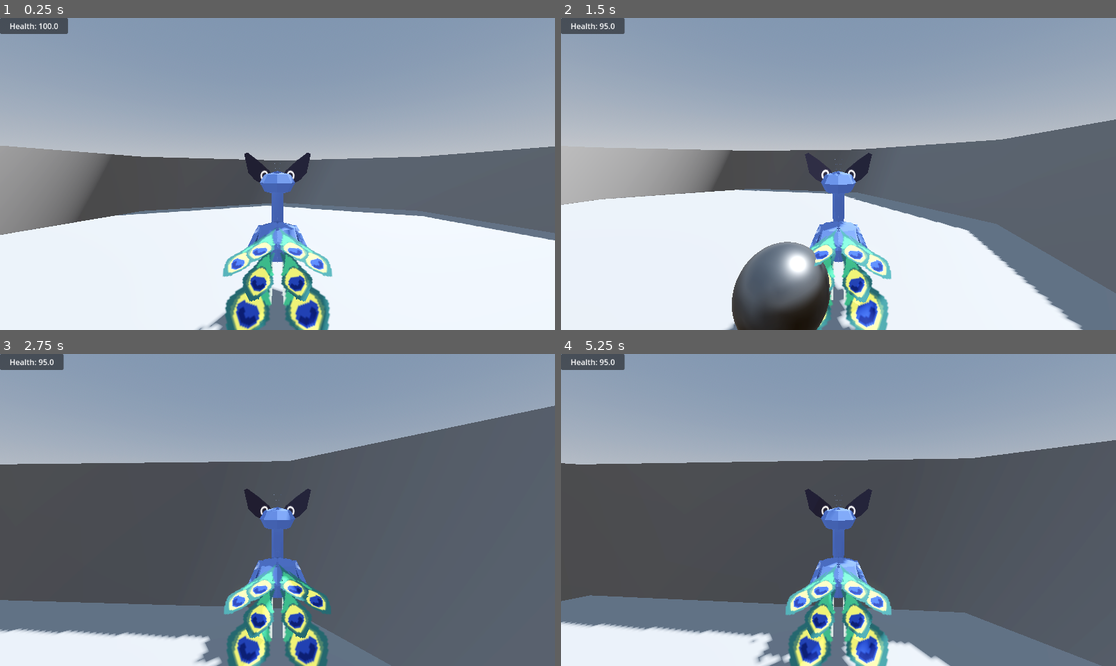
Above: before the commit, frames 1-4 (two rows, left to right).
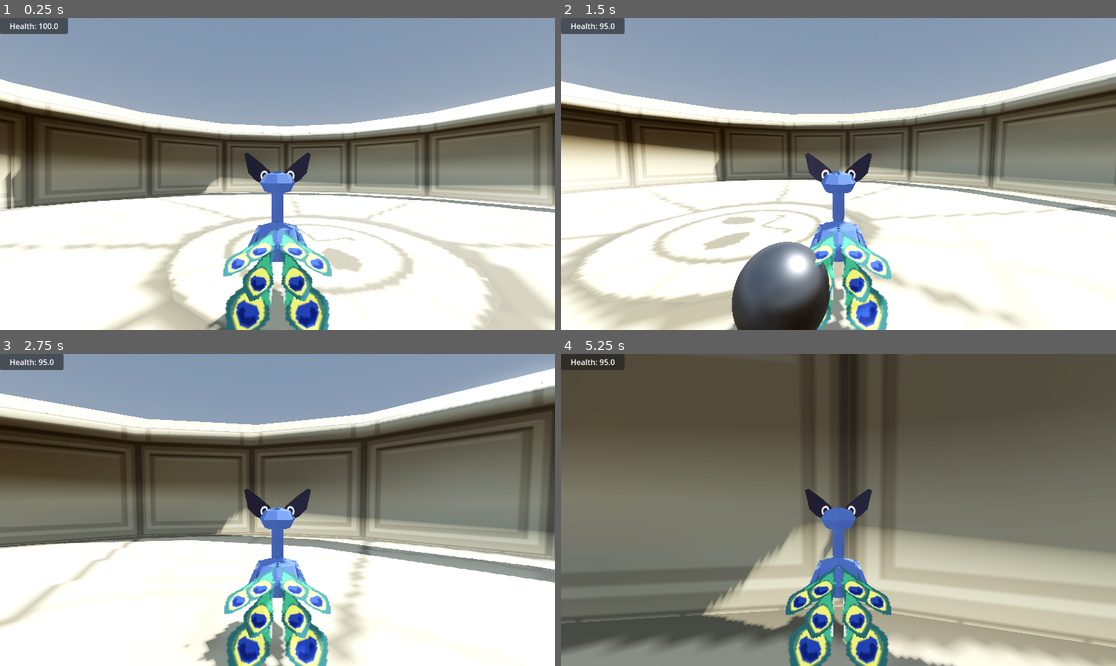
Above: after the commit, the same moments.

Repository: Lightgarden-713/Pavojam
Game: Godot game, scene res://scenes/level.tscn
Same seed, same stepped clock (60 frames per second), same inputs: the game is played once before the commit and once after it.
Inputs (mouse positions are in pixels of both pictures, inside the frame that each line leads up to):
- Up to frame 1 (0.25 s): no input
- Up to frame 2 (1.5 s): tap Enter (ui_accept) at 0.5, 0.77 s; move the mouse to (960, 158) at 0.52 s; hold Right (ui_right) 0.53-1.28 s; click (960, 158) at 0.67 s; move the mouse to (810, 174) at 1.27 s; hold Up (ui_up) from 1.28 s (still down)
- Up to frame 3 (2.75 s): keep holding Up (ui_up); tap Enter (ui_accept) at 1.52 s; move the mouse to (288, 503) at 2.02 s
- Up to frame 4 (5.25 s): keep holding Up (ui_up); move the mouse to (832, 516) at 2.77 s; click (832, 516) at 2.92 s; tap Enter (ui_accept) at 3.02, 3.77, 4.25, 4.52 s; move the mouse to (877, 513) at 3.52 s; move the mouse to (794, 506) at 4.27 s; move the mouse to (844, 510) at 5.02 s; click (844, 510) at 5.17 s

The runs differ from the first frame. In frame 1, 39% of the frame differs, in the area x 0-100%, y 19-100%; in frame 2, 45%; in frame 3, 71%; in frame 4, 94%, in the area x 0-100%, y 0-100%.

Commit message:
Fix de Coliseo

Diff:
--- /dev/null
+++ b/assets/Colliseum.tscn
@@ -0,0 +1,9 @@
+[gd_scene load_steps=2 format=3 uid="uid://dtp0wpbhenk4y"]
+
+[ext_resource type="PackedScene" uid="uid://fnh841acp431" path="res://assets/env_colliseum.gltf" id="1_nkf3s"]
+
+[node name="env_colliseum" instance=ExtResource("1_nkf3s")]
+
+[node name="StaticBody3D" parent="Colliseum" index="0"]
+collision_layer = 4
+collision_mask = 3
--- a/scenes/level.tscn
+++ b/scenes/level.tscn
@@ -1,7 +1,8 @@
-[gd_scene load_steps=11 format=3 uid="uid://cor8id61tymqq"]
+[gd_scene load_steps=10 format=3 uid="uid://cor8id61tymqq"]
 
 [ext_resource type="PackedScene" uid="uid://bgkd7d3lm3qye" path="res://scenes/player.tscn" id="1_2q6dc"]
 [ext_resource type="Script" uid="uid://x5pg580jet5v" path="res://scenes/level.gd" id="1_w8frs"]
+[ext_resource type="PackedScene" uid="uid://dtp0wpbhenk4y" path="res://assets/Colliseum.tscn" id="2_ppgk2"]
 [ext_resource type="PackedScene" uid="uid://bpyrd5tkn71c4" path="res://scenes/enemies/GenericEnemy.tscn" id="2_w7c3h"]
 [ext_resource type="Script" uid="uid://bafmnigyk7spf" path="res://scripts/ui_health.gd" id="4_mx8sn"]
 
@@ -22,11 +23,6 @@
 vertices = PackedVector3Array(-14.543308, 0.5, 0.019944191, -10.543308, 0.5, 0.019944191, -10.543308, 0.5, -0.9800558,  …(674 unchanged characters)…
 polygons = [PackedInt32Array(2, 1, 0), PackedInt32Array(2, 0, 3), PackedInt32Array(3, 0, 4), PackedInt32Array(5, 3, 6), …(613 unchanged characters)…
 
-[sub_resource type="PlaneMesh" id="PlaneMesh_2q6dc"]
-size = Vector2(10, 10)
-
-[sub_resource type="WorldBoundaryShape3D" id="WorldBoundaryShape3D_2q6dc"]
-
 [node name="World" type="Node"]
 
 [node name="World" type="Node3D" parent="."]
@@ -42,35 +38,13 @@
 [node name="NavigationRegion3D" type="NavigationRegion3D" parent="World"]
 navigation_mesh = SubResource("NavigationMesh_w8frs")
 
-[node name="Floor" type="MeshInstance3D" parent="World/NavigationRegion3D"]
-transform = Transform3D(-3.0000002, 0, -2.6226834e-07, 0, 3.0000002, 0, 2.6226834e-07, 0, -3.0000002, -0.043305874, 0.0059633255, 0.01994586)
-mesh = SubResource("PlaneMesh_2q6dc")
-skeleton = NodePath("../../..")
-
-[node name="StaticBody3D" type="StaticBody3D" parent="World/NavigationRegion3D/Floor"]
-collision_layer = 7
-collision_mask = 7
-
-[node name="CollisionShape3D" type="CollisionShape3D" parent="World/NavigationRegion3D/Floor/StaticBody3D"]
-shape = SubResource("WorldBoundaryShape3D_2q6dc")
-
-[node name="CSGCylinder3D" type="CSGCylinder3D" parent="World/NavigationRegion3D"]
-use_collision = true
-collision_layer = 7
-collision_mask = 7
-radius = 10.0
-height = 5.0
-
-[node name="CSGCylinder3D2" type="CSGCylinder3D" parent="World/NavigationRegion3D/CSGCylinder3D"]
-operation = 2
-radius = 9.0
-height = 5.0
+[node name="env_colliseum" parent="World/NavigationRegion3D" instance=ExtResource("2_ppgk2")]
 
 [node name="Player" parent="World" instance=ExtResource("1_2q6dc")]
-transform = Transform3D(1, 0, 0, 0, 1, 0, 0, 0, 1, -0.15679836, 0, -0.0053617954)
+transform = Transform3D(1, 0, 0, 0, 1, 0, 0, 0, 1, -0.8238201, 0.14361048, 1.9383161)
 
 [node name="GenericEnemy" parent="World" instance=ExtResource("2_w7c3h")]
-transform = Transform3D(1, 0, 0, 0, 1, 0, 0, 0, 1, 5.194378, 0.5059633, -0.03728199)
+transform = Transform3D(1, 0, 0, 0, 1, 0, 0, 0, 1, 4.527357, 0.6495738, 1.9063959)
 speed = 1.0
 
 [node name="UI" type="CanvasLayer" parent="."]
Binary file changed: assets/env_colliseum.bin
Not shown, added: assets/Pavo.blend
